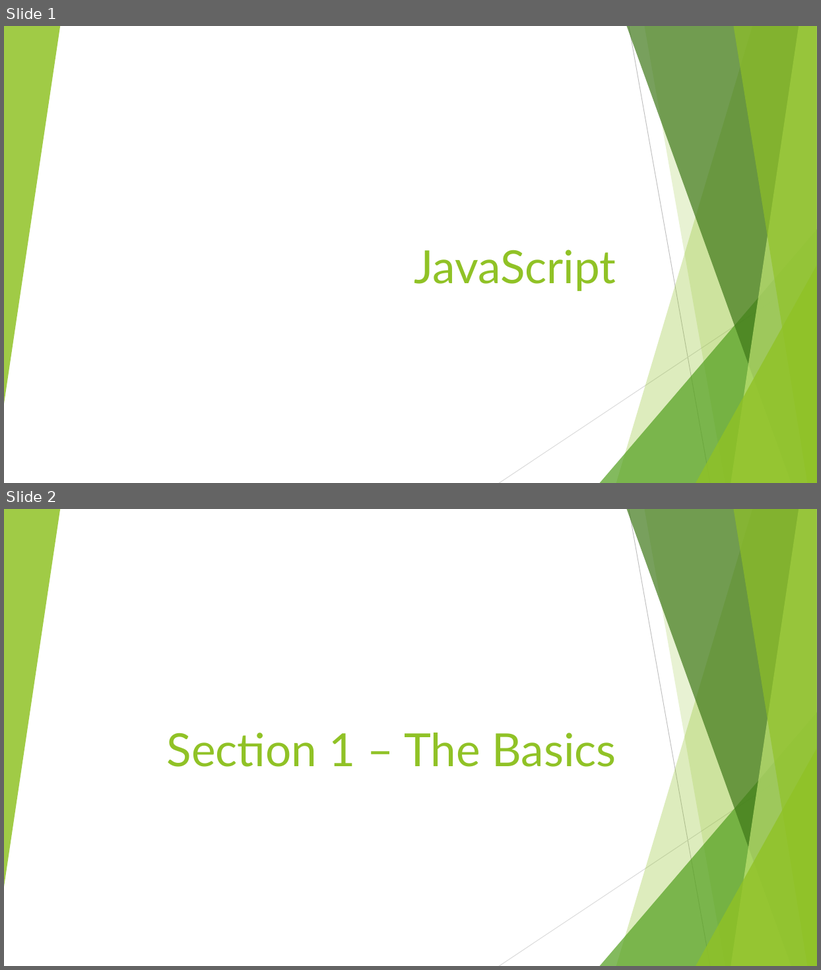
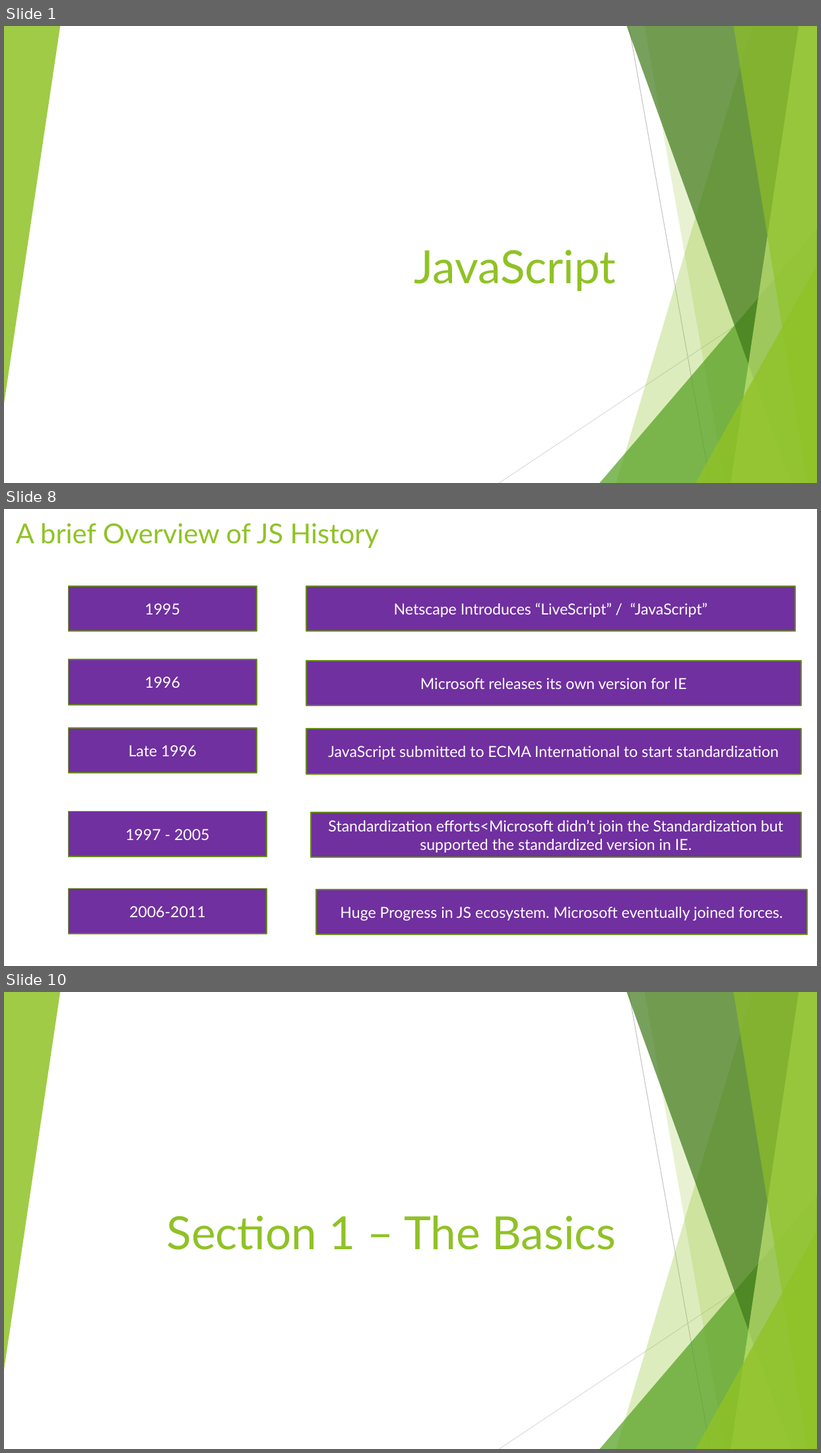
Before and after one commit to rudhrainfogain/JavaScript, a slide deck: PPT/JavaScriptTraining.pptx. Shown one above the other, each under a label of ours: slides 1 and 2 before the commit, slides 1, 8 and 10 after it; the slides between them are not shown. The pictures are 821x970 and 821x1453 pixels, drawn with LibreOffice and Linux fonts; fonts in the diff are those of the drawing. Boxes give left, top, right and bottom in pixels: in the first picture for what was removed or moved away, otherwise in the second. Text is boxed around its words. In the diff, an @@ line names an element or a change of style, - is before the commit and + after.

Commit message:
Intro to js

```diff
--- a/PPT/JavaScriptTraining.pptx
+++ b/PPT/JavaScriptTraining.pptx
@@ slide 8 added at box(4, 509, 817, 966), background #FFFFFF @@
@@ title added at box(16, 523, 379, 548), 32.4 pt, text #90C226 @@
+A brief Overview of JS History
@@ text added at box(69, 586, 257, 631), fill #7030A0, outline #6B901C 1.5 pt, 18 pt, text #FFFFFF @@
+1995
@@ rectangle added at box(306, 586, 796, 631), fill #7030A0, outline #6B901C 1.5 pt, 18 pt, text #FFFFFF @@
+Netscape Introduces “LiveScript” / “JavaScript”
@@ rectangle added at box(69, 659, 257, 705), fill #7030A0, outline #6B901C 1.5 pt, 18 pt, text #FFFFFF @@
+1996
@@ rectangle added at box(306, 661, 802, 706), fill #7030A0, outline #6B901C 1.5 pt, 18 pt, text #FFFFFF @@
+Microsoft releases its own version for IE
@@ rectangle added at box(69, 728, 257, 773), fill #7030A0, outline #6B901C 1.5 pt, 18 pt, text #FFFFFF @@
+Late 1996
@@ rectangle added at box(306, 729, 802, 774), fill #7030A0, outline #6B901C 1.5 pt, 18 pt, text #FFFFFF @@
+JavaScript submitted to ECMA International to start standardization
@@ rectangle added at box(69, 811, 267, 857), fill #7030A0, outline #6B901C 1.5 pt, 18 pt, text #FFFFFF @@
+1997 - 2005
@@ rectangle added at box(311, 813, 801, 858), fill #7030A0, outline #6B901C 1.5 pt, 18 pt, text #FFFFFF @@
+Standardization efforts<Microsoft didn’t join the Standardization but supported the standardized version in IE.
@@ rectangle added at box(69, 889, 267, 934), fill #7030A0, outline #6B901C 1.5 pt, 18 pt, text #FFFFFF @@
+2006-2011
@@ rectangle added at box(316, 890, 807, 935), fill #7030A0, outline #6B901C 1.5 pt, 18 pt, text #FFFFFF @@
+Huge Progress in JS ecosystem. Microsoft eventually joined forces.
@@ what was slide 2 is now slide 10 @@
```
Also in this commit, not shown: 14 other slides added, 2 other files.
